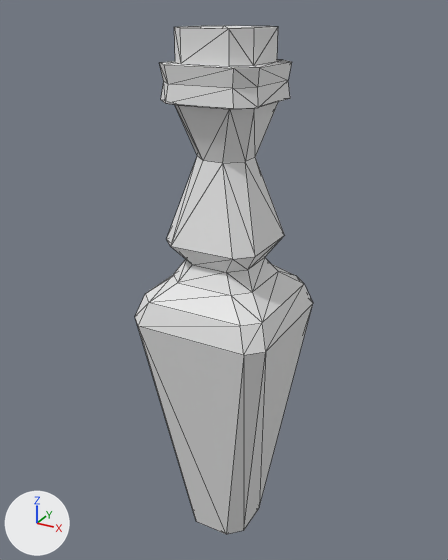
A saved change to the glTF model src/assets/glb/kits/pirate/props/Bottle_1.glb.
The view is the same before and after, from a camera (50 mm lens) standing at (44.3, -81.2, 88.5) and looking at (-1.2, 1.5, 47.2). The axes (+X, +Y, +Z) are drawn at lower left. The lights are the same throughout. The older version comes first. Mesh edges are drawn as thin lines. Where no turn or scale is listed for an object, it has been applied to the vertices.

The first picture shows 'Prop_Bottle_1'.
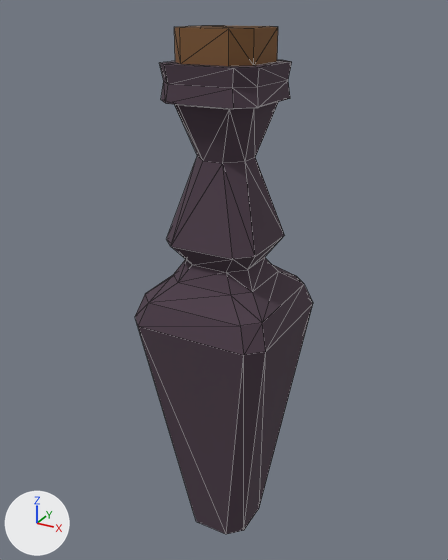
The newer file is also rescaled (x0.01) as a whole; pictures and numbers use the older file's frame.

Location of each change, (x1, y1, x2, y2) in pixels of the pictures (448 x 560 px):
```json
{"object": "Prop_Bottle_1", "change": "surface changed", "before": [135, 26, 313, 534], "after": [135, 26, 313, 534], "on screen": "white to black"}
```

Scene script edits in JSON lines:
```json
{"op": "add", "block": "img_atlas_pirate", "code": ["img_atlas_pirate = load_image('Atlas_Pirate', '_unpacked/Atlas_Pirate', 32, 32, 'sRGB')"]}
{"op": "remove", "block": "mat_atlas", "code": "mat_atlas.base_color = (0.8, 0.8, 0.8)  # white #e7e7e7"}
{"op": "add", "block": "mat_atlas", "code": "mat_atlas.texture = img_atlas_pirate"}
{"op": "set", "path": "mat_atlas.roughness", "old": "0.553", "new": "1.0"}
```
